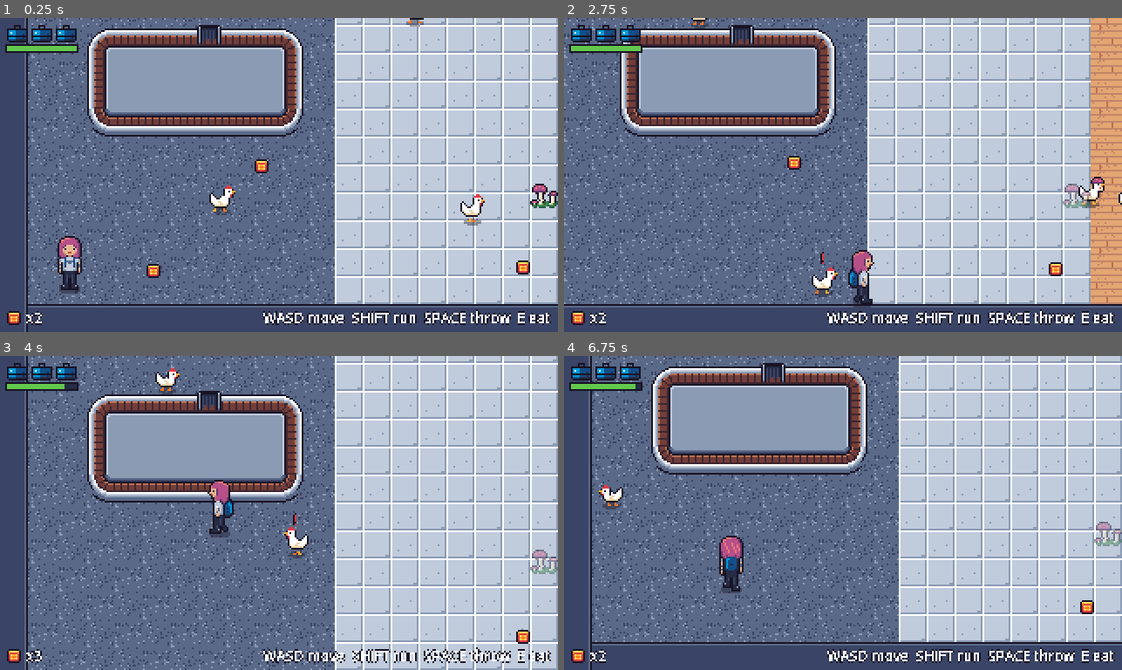
Above: before the commit, frames 1-4 (two rows, left to right).
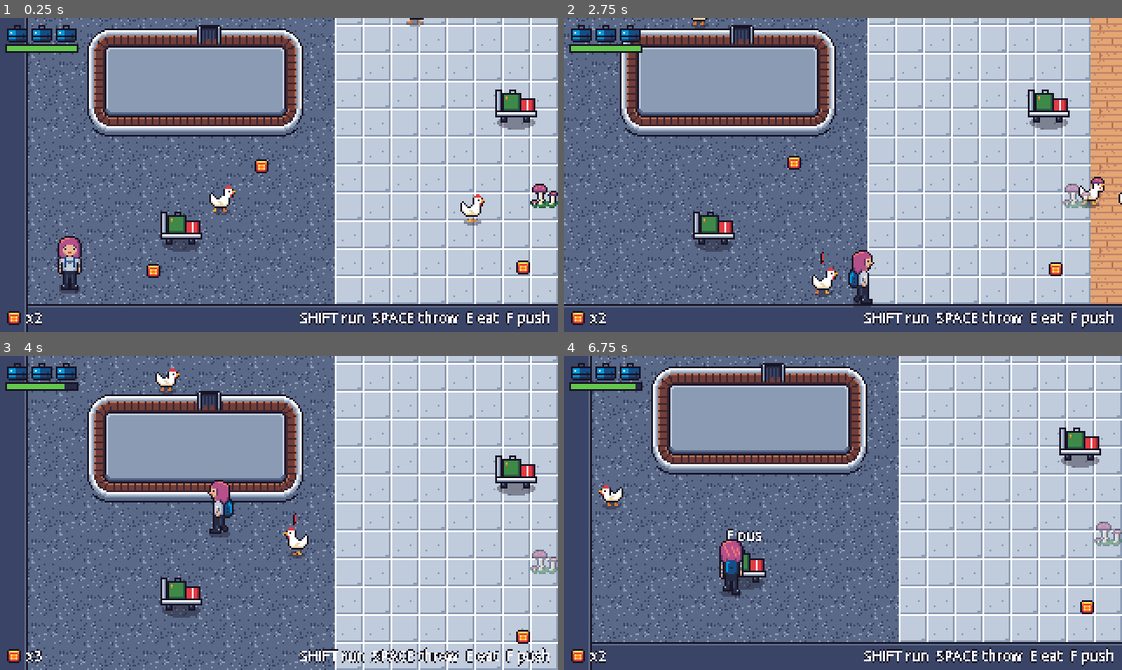
Above: after the commit, the same moments.

Repository: mvdmakesthings/PlanePoultryPanic
Game: Godot game, scene res://scenes/levels/prototype_room.tscn
The game is run twice, just before and just after one commit, with the same random seed, the same clock (stepped at 60 frames per second) and the same inputs.
Inputs (mouse positions are in pixels of both pictures, inside the frame that each line leads up to):
- Up to frame 1 (0.25 s): no input
- Up to frame 2 (2.75 s): move the mouse to (965, 159) at 0.52 s; hold D (move_right) 0.53-1.28 s; hold E (eat_snack) 0.53-1.28 s; click (965, 159) at 0.67 s; tap Shift (run) at 0.8, 1.35 s; move the mouse to (731, 190) at 1.27 s; hold S (move_down) 1.28-2.03 s; tap F (interact, bound only after the commit) at 1.55 s; move the mouse to (898, 105) at 2.02 s; hold D (move_right) from 2.03 s (still down); hold F (interact, bound only after the commit) from 2.03 s (still down); tap E (eat_snack) at 2.3 s
- Up to frame 3 (4 s): move the mouse to (251, 575) at 2.77 s; release D (move_right) at 2.78 s; release F (interact, bound only after the commit) at 2.78 s; hold W (move_up) 2.78-3.53 s; tap E (eat_snack) at 2.85 s; click (251, 575) at 2.92 s; tap Shift (run) at 3.05 s; move the mouse to (446, 560) at 3.52 s; hold A (move_left) from 3.53 s (still down); hold Shift (run) from 3.53 s (still down); tap F (interact, bound only after the commit) at 3.8 s
- Up to frame 4 (6.75 s): move the mouse to (675, 465) at 4.27 s; release Shift (run) at 4.28 s; tap Space (throw_snack) at 4.35 s; tap E (eat_snack) at 4.55, 5.85 s; move the mouse to (870, 513) at 5.02 s; release A (move_left) at 5.03 s; hold S (move_down) 5.03-5.78 s; hold F (interact, bound only after the commit) 5.03-5.78 s; click (870, 513) at 5.17 s; tap Shift (run) at 5.3 s; move the mouse to (759, 434) at 5.77 s; hold D (move_right) 5.78-6.53 s; tap F (interact, bound only after the commit) at 6.05 s; move the mouse to (965, 497) at 6.52 s; hold W (move_up) from 6.53 s (still down); hold Shift (run) from 6.53 s (still down)

The runs differ from the first frame. In frame 1, 2.9% of the frame differs, in the area x 28-99%, y 22-99%; in frame 2, 2.9%; in frame 3, 2.8%; in frame 4, 3.0%, in the area x 27-99%, y 22-99%.

Commit message:
Add luggage carts the player can shove into chickens
A second way to defeat chickens besides the carousel chute. Press
Interact (F, or B on a gamepad) near a cart to shove it; it rolls
about 4 tiles, and any chicken it hits while rolling fast bursts
into feathers.

- Carts are cover: eggs splat against the whole cart, luggage
  included, so the player can hide behind one
- New interact action and a generic interactables group for the
  player to use, ready for hiding spots and vending machines
- Three carts in the prototype room, with an "F push" prompt
- Smoke tests cover shoving, flattening a chicken, and hiding

Diff:
--- a/game/scenes/levels/prototype_room.tscn
+++ b/game/scenes/levels/prototype_room.tscn
@@ -6,6 +6,7 @@
 [ext_resource type="PackedScene" path="res://scenes/objects/snack_pickup.tscn" id="4_snack"]
 [ext_resource type="PackedScene" path="res://scenes/ui/hud.tscn" id="5_hud"]
 [ext_resource type="PackedScene" path="res://scenes/objects/mushroom_patch.tscn" id="6_patch"]
+[ext_resource type="PackedScene" path="res://scenes/objects/luggage_cart.tscn" id="7_cart"]
 
 [node name="PrototypeRoom" type="Node2D"]
 script = ExtResource("1_room")
@@ -70,6 +71,15 @@
 position = Vector2(312, 248)
 variety = "egg"
 
+[node name="Cart1" parent="Entities" instance=ExtResource("7_cart")]
+position = Vector2(104, 270)
+
+[node name="Cart2" parent="Entities" instance=ExtResource("7_cart")]
+position = Vector2(296, 200)
+
+[node name="Cart3" parent="Entities" instance=ExtResource("7_cart")]
+position = Vector2(400, 150)
+
 [node name="UI" type="CanvasLayer" parent="."]
 
 [node name="HUD" parent="UI" instance=ExtResource("5_hud")]
--- /dev/null
+++ b/game/scenes/objects/luggage_cart.tscn
@@ -0,0 +1,34 @@
+[gd_scene format=3]
+
+[ext_resource type="Script" path="res://scripts/objects/luggage_cart.gd" id="1_cart"]
+[ext_resource type="Texture2D" path="res://assets/sprites/luggage_cart.png" id="2_texture"]
+
+[sub_resource type="RectangleShape2D" id="RectangleShape2D_body"]
+size = Vector2(20, 6)
+
+[sub_resource type="RectangleShape2D" id="RectangleShape2D_hit"]
+size = Vector2(26, 12)
+
+[node name="LuggageCart" type="CharacterBody2D"]
+collision_layer = 1
+collision_mask = 1
+motion_mode = 1
+script = ExtResource("1_cart")
+
+[node name="Sprite2D" type="Sprite2D" parent="."]
+texture = ExtResource("2_texture")
+offset = Vector2(0, -10)
+hframes = 2
+
+[node name="CollisionShape2D" type="CollisionShape2D" parent="."]
+position = Vector2(0, -3)
+shape = SubResource("RectangleShape2D_body")
+
+[node name="Hitbox" type="Area2D" parent="."]
+collision_layer = 0
+collision_mask = 4
+monitorable = false
+
+[node name="CollisionShape2D" type="CollisionShape2D" parent="Hitbox"]
+position = Vector2(0, -5)
+shape = SubResource("RectangleShape2D_hit")
--- a/game/scripts/characters/player.gd
+++ b/game/scripts/characters/player.gd
@@ -82,6 +82,8 @@
 		throw_snack()
 	elif event.is_action_pressed("eat_snack"):
 		eat_snack()
+	elif event.is_action_pressed("interact"):
+		interact()
 
 
 func take_damage(amount: int, from_position: Vector2) -> void:
@@ -123,6 +125,20 @@
 	health += 1
 	snacks_changed.emit(snacks)
 	health_changed.emit(health, max_health)
+
+
+## Uses the nearest thing in reach that can be interacted with, if any.
+func interact() -> void:
+	var nearest: Node2D = null
+	var best := INF
+	for node in get_tree().get_nodes_in_group("interactables"):
+		var target := node as Node2D
+		var distance := global_position.distance_to(target.global_position)
+		if target.can_interact(self) and distance < best:
+			best = distance
+			nearest = target
+	if nearest:
+		nearest.interact(self)
 
 
 ## Stops all player control, e.g. when the level is won.
--- a/game/scripts/managers/input_setup.gd
+++ b/game/scripts/managers/input_setup.gd
@@ -12,6 +12,7 @@
 	"run": [KEY_SHIFT],
 	"throw_snack": [KEY_SPACE],
 	"eat_snack": [KEY_E],
+	"interact": [KEY_F],
 	"restart": [KEY_R],
 }
 
@@ -23,6 +24,7 @@
 	"run": [JOY_BUTTON_RIGHT_SHOULDER],
 	"throw_snack": [JOY_BUTTON_A],
 	"eat_snack": [JOY_BUTTON_X],
+	"interact": [JOY_BUTTON_B],
 	"restart": [JOY_BUTTON_START],
 }
 
--- a/game/scripts/objects/egg_projectile.gd
+++ b/game/scripts/objects/egg_projectile.gd
@@ -42,6 +42,10 @@
 		_splat()
 		return
 	position += step
+	for node in get_tree().get_nodes_in_group("egg_cover"):
+		if node.blocks_egg(global_position):
+			_splat()
+			return
 
 	var player := get_tree().get_first_node_in_group("player") as Player
 	if player and not player.is_dead and global_position.distance_to(player.global_position) < 7.0:
--- /dev/null
+++ b/game/scripts/objects/luggage_cart.gd
@@ -0,0 +1,85 @@
+class_name LuggageCart
+extends CharacterBody2D
+## An abandoned baggage cart. The player shoves it with Interact; it rolls
+## a short way, and any chicken it hits while moving fast bursts into
+## feathers. Carts also block eggs and line of sight, so they work as cover.
+
+const SHADOW_COLOR := Color(0.094, 0.078, 0.145, 0.4)
+const PROMPT_COLOR := Color("ffffff")
+const PROMPT_OUTLINE := Color("181425")
+
+## Speed right after a shove, in pixels per second.
+@export var shove_speed := 190.0
+@export var friction := 240.0
+## Below this speed the cart is too slow to hurt a chicken.
+@export var lethal_speed := 60.0
+## How close the player must be to shove it.
+@export var reach := 20.0
+## The floor area the cart's body and luggage cover, relative to its
+## position. Eggs fly at chest height, so anything passing over this area
+## would visibly hit the luggage. Wider and deeper than the wheel collider.
+@export var cover := Rect2(-12, -12, 24, 14)
+
+var _show_prompt := false
+
+@onready var _sprite: Sprite2D = $Sprite2D
+@onready var _hitbox: Area2D = $Hitbox
+
+
+func _ready() -> void:
+	add_to_group("interactables")
+	add_to_group("egg_cover")
+
+
+## True if an egg at this floor position would hit the cart.
+func blocks_egg(pos: Vector2) -> bool:
+	return cover.has_point(pos - global_position)
+
+
+func _physics_process(delta: float) -> void:
+	var player := get_tree().get_first_node_in_group("player") as Player
+	var near := player != null and can_interact(player) and velocity == Vector2.ZERO
+	if near != _show_prompt:
+		_show_prompt = near
+		queue_redraw()
+
+	if velocity == Vector2.ZERO:
+		return
+	velocity = velocity.move_toward(Vector2.ZERO, friction * delta)
+	var hit_wall := move_and_slide() and get_slide_collision_count() > 0
+	if hit_wall:
+		velocity = Vector2.ZERO
+	# Spin the wheels while rolling.
+	_sprite.frame = int(Time.get_ticks_msec() / 80) % 2 if velocity != Vector2.ZERO else 0
+	if velocity.length() >= lethal_speed:
+		for body in _hitbox.get_overlapping_bodies():
+			if body is Chicken:
+				(body as Chicken).defeat()
+
+
+func can_interact(player: Player) -> bool:
+	return global_position.distance_to(player.global_position) <= reach
+
+
+func interact(player: Player) -> void:
+	var direction := player.global_position.direction_to(global_position)
+	# Push along the player's facing when they're lined up, otherwise away
+	# from them, so a shove always moves the cart somewhere sensible.
+	if player.facing.dot(direction) > 0.3:
+		direction = player.facing
+	velocity = direction.normalized() * shove_speed
+	if absf(direction.x) > 0.1:
+		_sprite.flip_h = direction.x < 0.0
+	_show_prompt = false
+	queue_redraw()
+
+
+func _draw() -> void:
+	draw_set_transform(Vector2.ZERO, 0.0, Vector2(1.0, 0.35))
+	draw_circle(Vector2.ZERO, 11.0, SHADOW_COLOR)
+	draw_set_transform(Vector2.ZERO)
+	if _show_prompt:
+		var font := ThemeDB.fallback_font
+		var pos := Vector2(-12, -24)
+		draw_string_outline(font, pos, "F push", HORIZONTAL_ALIGNMENT_CENTER, 24, 8, 2, PROMPT_OUTLINE)
+		draw_string(font, pos, "F push", HORIZONTAL_ALIGNMENT_CENTER, 24, 8, PROMPT_COLOR)
--- a/game/scripts/ui/hud.gd
+++ b/game/scripts/ui/hud.gd
@@ -13,7 +13,7 @@
 const STAMINA_FILL := Color("63c74d")
 const STAMINA_TIRED := Color("f77622")
 const FONT_SIZE := 8
-const CONTROLS_HINT := "WASD move  SHIFT run  SPACE throw  E eat"
+const CONTROLS_HINT := "SHIFT run  SPACE throw  E eat  F push"
 
 var _health := 0
 var _max_health := 0
--- a/game/tests/prototype_smoke.gd
+++ b/game/tests/prototype_smoke.gd
@@ -97,6 +97,7 @@
 	room.queue_free()
 	await _power_tests()
 	await _carousel_tests()
+	await _cart_tests()
 
 	if _failures.is_empty():
 		print("SMOKE TEST PASSED")
@@ -198,6 +199,43 @@
 	setup[0].queue_free()
 
 
+## Luggage carts: shove one with Interact and it flattens a chicken.
+func _cart_tests() -> void:
+	var setup := await _fresh_room(Vector2(230, 262), Vector2(150, 260))
+	var chicken: Chicken = setup[1]
+	var player: Player = setup[2]
+	chicken.state = Chicken.State.EATING
+	chicken._timer = 5.0
+	var defeated := [false]
+	chicken.defeated.connect(func() -> void: defeated[0] = true)
+	var cart: LuggageCart = preload("res://scenes/objects/luggage_cart.tscn").instantiate()
+	cart.position = Vector2(168, 262)
+	setup[0].get_node("Entities").add_child(cart)
+	await get_tree().physics_frame
+	player.facing = Vector2.RIGHT
+	_tap("interact")
+	await _wait(1.0)
+	print("cart rolled to %s" % cart.global_position)
+	_check(cart.global_position.x > 200.0, "Interact shoves a nearby cart")
+	_check(defeated[0], "a rolling cart defeats the chicken it hits")
+	setup[0].queue_free()
+
+	# Hiding: an egg shooter firing at a player crouched behind a cart hits
+	# the cart instead. Shots come in at a slight angle, as in real play.
+	setup = await _fresh_room(Vector2(214, 290), Vector2(200, 212))
+	chicken = setup[1]
+	player = setup[2]
+	cart = preload("res://scenes/objects/luggage_cart.tscn").instantiate()
+	cart.position = Vector2(203, 226)
+	setup[0].get_node("Entities").add_child(cart)
+	chicken.power_up("egg")
+	chicken.egg_keep_distance = 0.0  # stand still and keep shooting
+	await _wait(4.0)
+	print("player behind the cart has %d/%d health" % [player.health, player.max_health])
+	_check(player.health == player.max_health, "eggs splat on a cart the player hides behind")
+	setup[0].queue_free()
+
+
 ## Returns [room, the one chicken left, player]. Patches other than the rage
 ## patch are removed, and the chicken is set chasing if it can see the player.
 func _fresh_room(chicken_at: Vector2, player_at: Vector2) -> Array:
Binary file added: game/assets/sprites/luggage_cart.png
Not shown, added: game/assets/sprites/luggage_cart.png.import
Not shown, added: game/scripts/objects/luggage_cart.gd.uid
Not shown, changed: README.md
Not shown, changed: docs/art-style-guide.md
Not shown, changed: docs/game-design-document.md
Not shown, changed: docs/roadmap.md
Not shown, changed: tools/sprites/build.py
Not shown, changed: tools/sprites/items.py
